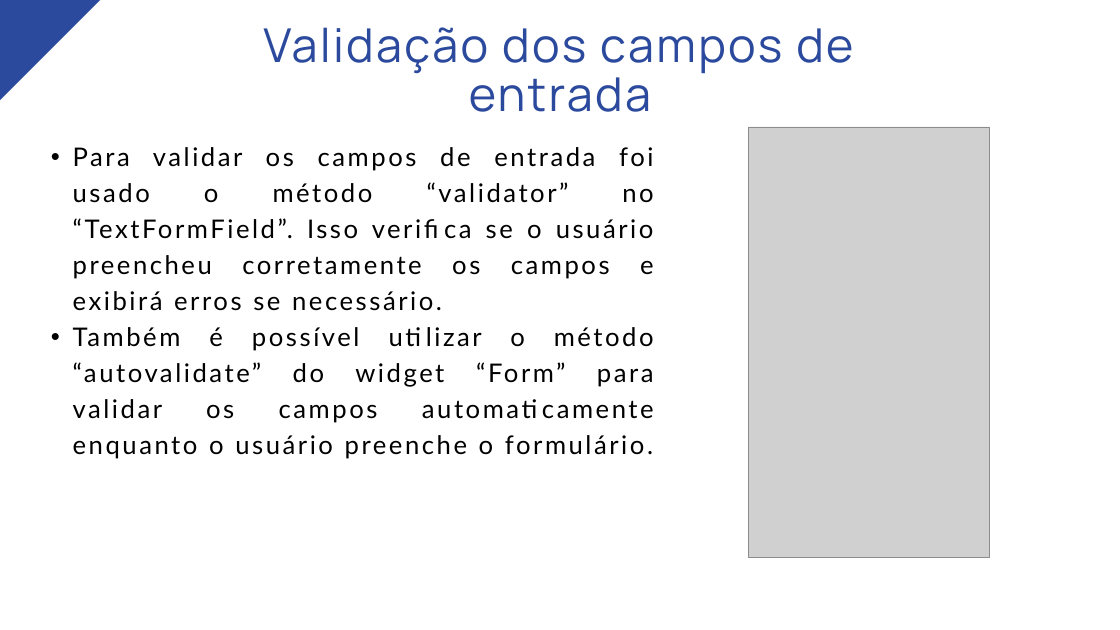
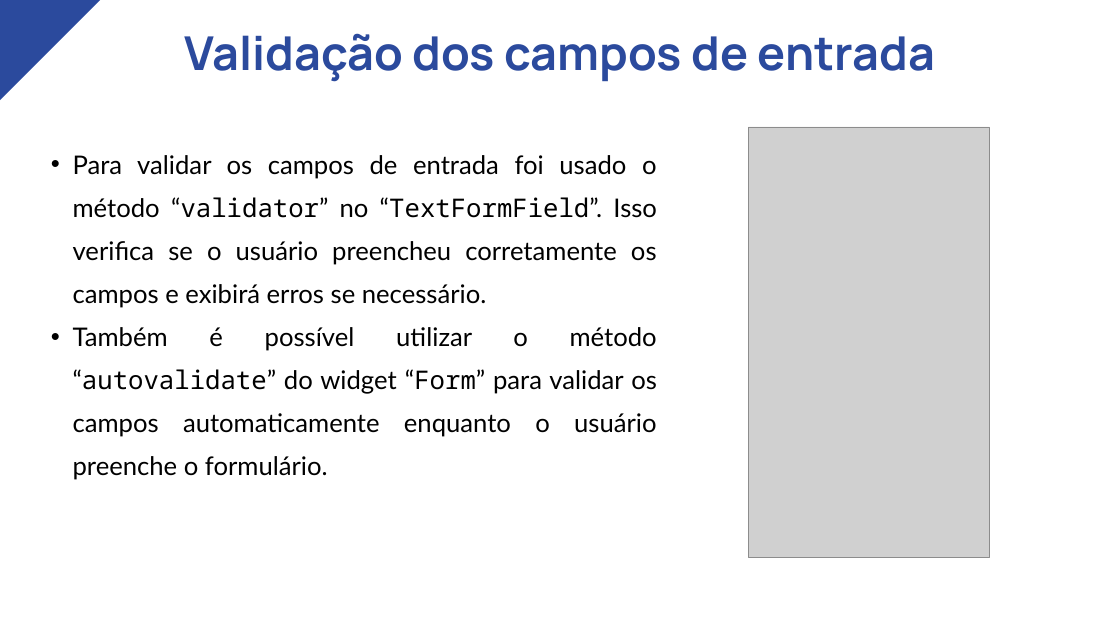
Before and after one commit to nataliascosta/Flutter, a slide deck: slide 9 of Módulo 08 - Formulários/Módulo VIII - Formulários.pptx. Drawn at 1120x630 pixels with LibreOffice and Linux fonts; fonts in the diff are those of the drawing; grey boxes stand for pictures. Boxes give left, top, right and bottom in pixels: in the first picture for what was removed or moved away, otherwise in the second. Text is boxed around its words. In the diff, an @@ line names an element or a change of style, - is before the commit and + after.

```diff
--- a/Módulo 08 - Formulários/Módulo VIII - Formulários.pptx
+++ b/Módulo 08 - Formulários/Módulo VIII - Formulários.pptx
@@ text "Validação dos campos de entrada": place and size @@
-text "Validação dos campos de entrada" at (263, 27, 853, 112)
+text "Validação dos campos de entrada" at (185, 33, 935, 82)
@@ text "Validação dos campos de entrada" at (185, 33, 935, 82): letter spacing 3 to 0 pt, bold on; line spacing 63pt to 1.05 @@
@@ text "Para validar os campos de ..." at (73, 155, 657, 480): font Lato to Noto Sans Mono in "“validator” “TextFormField”.", "“autovalidate” “Form”"; letter spacing 3.3 to 0 pt; line spacing 46.2pt to 1.4 @@
```
Also in this commit, not shown: 11 other slides changed, 2 other files.
